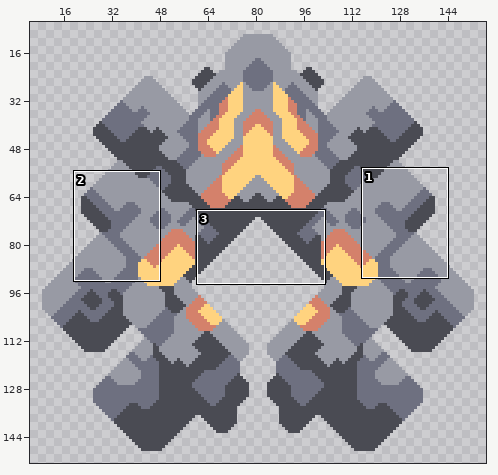
Edited in one commit: sprite sheet (core/assets-raw/sprites/units/emanate.png). The first picture is a wide view before the edit; the outline marks the close-up.
Close-up. Before the edit:
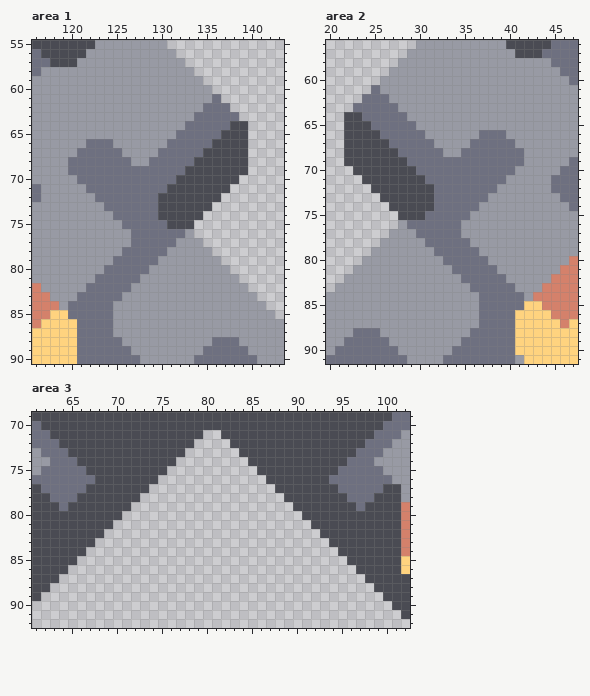
The file is 162x162 pixels. Shown: area 1: x 116..143, y 55..90; area 2: x 20..47, y 56..91; area 3: x 61..102, y 69..92. The wide view leaves out empty margins.
The result:
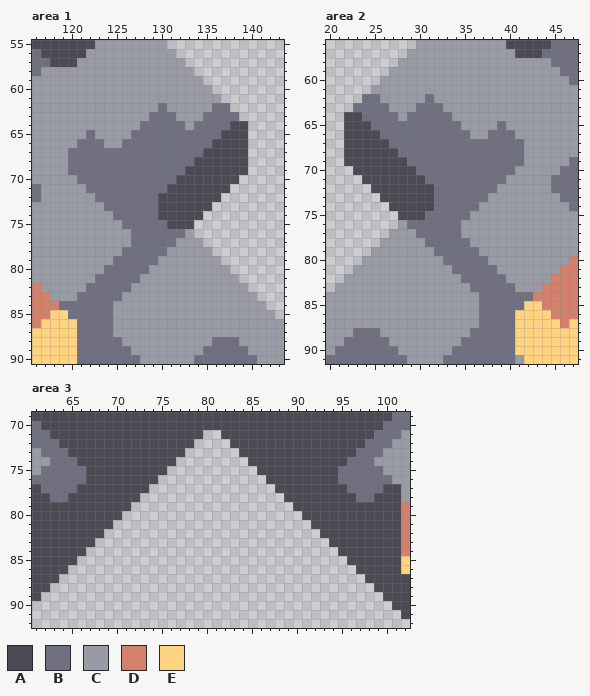
Palette (. is transparent): A #4a4b53  B #6e7080  C #989aa4  D #d4816b  E #ffd37f
Diff:
Area 1:
y 61: x 136 B -> C
y 62: x 130 C -> B; x 135 B -> C
y 63: x 129..131 CCC -> BBB; x 134 B -> C
y 64: x 128..133 CCCCCB -> BBBBBC
y 65: x 122 C -> B; x 127..131 CCCCC -> BBBBB
y 66: x 121 C -> B; x 124 B -> C; x 126..130 CCCCC -> BBBBB
y 67: x 120 C -> B; x 126..129 CCCC -> BBBB
y 68: x 127..128 CC -> BB
y 84: x 119 C -> B
Area 2:
y 61: x 25 B -> C
y 62: x 26 B -> C; x 31 C -> B
y 63: x 27 B -> C; x 30..32 CCC -> BBB
y 64: x 28..33 BCCCCC -> CBBBBB
y 65: x 30..34 CCCCC -> BBBBB; x 39 C -> B
y 66: x 31..35 CCCCC -> BBBBB; x 37 B -> C; x 40 C -> B
y 67: x 32..35 CCCC -> BBBB; x 41 C -> B
y 68: x 33..34 CC -> BB
y 84: x 42 C -> B
Area 3:
y 76: x 67 B -> A; x 94 B -> A
y 77: x 66 B -> A; x 95 B -> A
y 78: x 65 B -> A; x 96 B -> A
y 79: x 64 B -> A; x 97 B -> A
Changed places in both close-ups, as pixel boxes (x1, y1, x2, y2):
changed: (68, 94, 221, 166)
changed: (59, 301, 68, 310)
changed: (371, 85, 524, 157)
changed: (524, 292, 533, 301)
changed: (59, 475, 95, 511)
changed: (329, 475, 365, 511)
